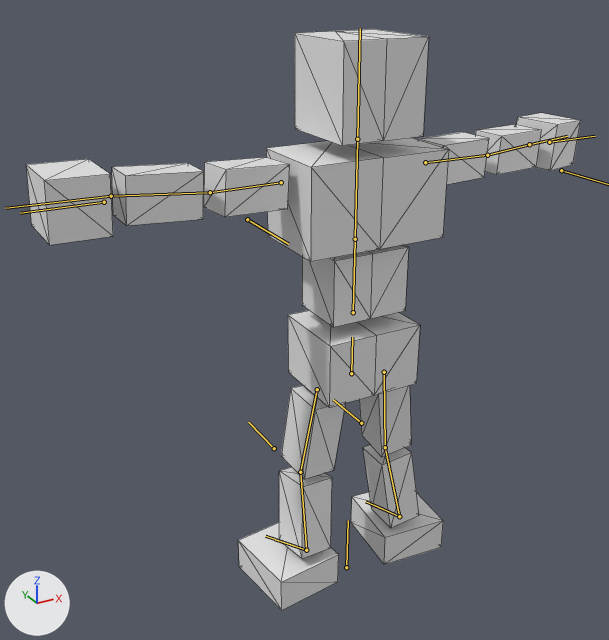
Renders of the glTF model BrowserGame/public/models/animateblend3.glb from each side of a commit.
Camera for both pictures: a 50 mm lens placed at (-9.84, -15.5, 10.52), pointed at (-0.65, 1.2, 2.17). The axes (+X, +Y, +Z) are drawn at lower left. The lights are the same throughout. Both versions are drawn at frame 12 of the action '05_feet.normal'; the numbers are the values there. The bones that bend it are drawn over the model as lines. Mesh edges are drawn as thin lines.

In view in the first picture: '立方体'.
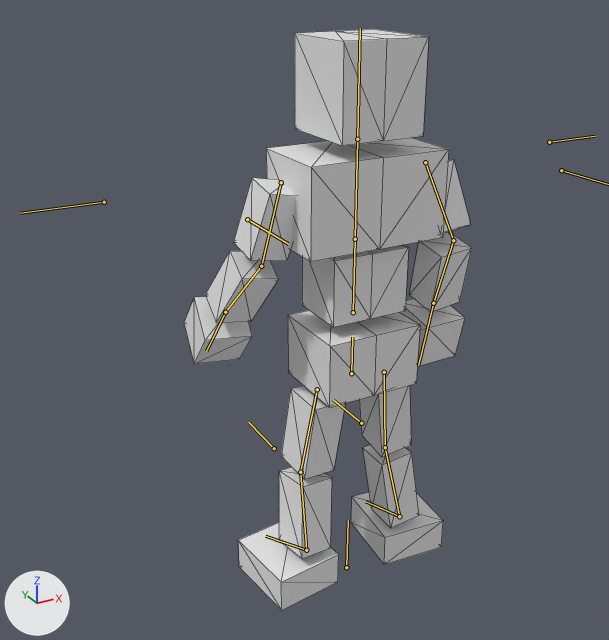
What changed in the scene script:
```text
Change bone_upper_arm_r:
    where bone_upper_arm_r = bpy.data.objects['アーマチュア'].pose.bones['upper arm.R']  # child of 'chest'
    bone_upper_arm_r.rotation_quaternion: (0.996, 0.076, -0.007, -0.035) -> (0.775, -0.054, -0.021, 0.629)  # degrees (9, 0, -4) -> degrees (-6, 2, 78)
Change bone_forearm_r:
    where bone_forearm_r = bpy.data.objects['アーマチュア'].pose.bones['forearm.R']  # child of 'upper arm.R'
    bone_forearm_r.rotation_quaternion: (0.998, -0.07, 0.0, 0.001) -> (0.985, -0.173, 0.0, 0.004)  # degrees (-8, 0, 0) -> degrees (-20, 0, 0)
Change bone_hand_r:
    where bone_hand_r = bpy.data.objects['アーマチュア'].pose.bones['hand.R']  # child of 'forearm.R'
    bone_hand_r.rotation_quaternion: (1.0, 0.016, -0.016, 0.018) -> (0.994, -0.059, 0.033, 0.087)  # degrees (2, -2, 2) -> degrees (-6, 4, 10)
Change bone_upper_arm_l:
    where bone_upper_arm_l = bpy.data.objects['アーマチュア'].pose.bones['upper arm.L']  # child of 'chest'
    bone_upper_arm_l.rotation_quaternion: (0.996, -0.084, 0.014, -0.015) -> (0.723, 0.117, -0.242, -0.636)  # degrees (-10, 1, -2) -> degrees (29, -12, -86)
Change bone_forearm_l:
    where bone_forearm_l = bpy.data.objects['アーマチュア'].pose.bones['forearm.L']  # child of 'upper arm.L'
    bone_forearm_l.rotation_quaternion: (1.0, 0.0, 0.0, 0.0) -> (0.951, -0.311, 0.0, -0.007)  # degrees (0, 0, 0) -> degrees (-36, 0, -1)
Change bone_hand_l:
    where bone_hand_l = bpy.data.objects['アーマチュア'].pose.bones['hand.L']  # child of 'forearm.L'
    bone_hand_l.rotation_quaternion: (0.999, -0.054, 0.002, -0.005) -> (0.999, 0.004, 0.027, -0.026)  # degrees (-6, 0, -1) -> degrees (0, 3, -3)
```

Boxes (x1, y1, x2, y2) around the edits, measured in the pictures (609 x 640 px):
'立方体', posed (48% narrower)
    before: (26, 29, 581, 610)
    after: (184, 29, 472, 610)
bone 'upper arm.R', root to tip
    before: (281, 182) to (210, 192)
    after: (281, 182) to (261, 266)
bone 'forearm.R', root to tip
    before: (210, 192) to (111, 196)
    after: (261, 266) to (225, 312)
bone 'hand.R', root to tip
    before: (111, 196) to (5, 208)
    after: (225, 312) to (206, 351)
bone 'upper arm.L', root to tip
    before: (425, 162) to (487, 155)
    after: (425, 162) to (453, 240)
bone 'forearm.L', root to tip
    before: (487, 155) to (529, 144)
    after: (453, 240) to (433, 303)
bone 'hand.L', root to tip
    before: (529, 144) to (567, 136)
    after: (433, 303) to (418, 365)
